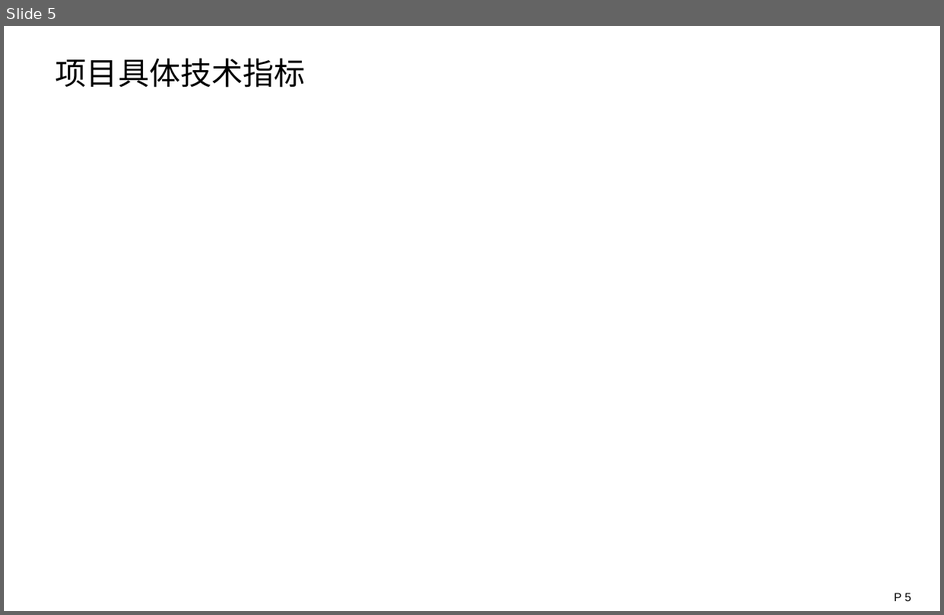
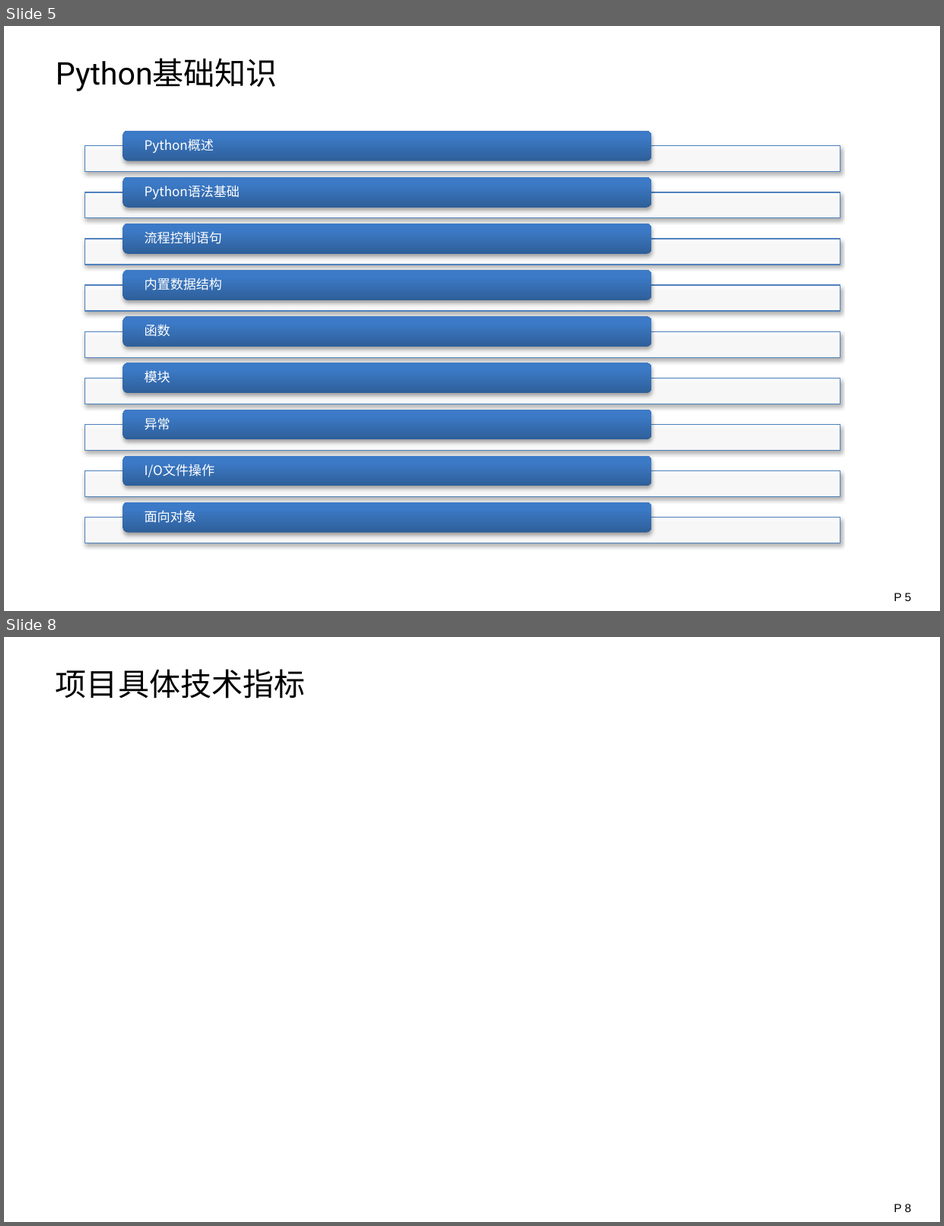
Before and after one commit to XiaosuLiao/p_course, a slide deck: Python课件.pptx. Shown one above the other, each under a label of ours: slide 5 before the commit, slides 5 and 8 after it; the slides between them are not shown. The pictures are 944x615 and 944x1226 pixels, drawn with LibreOffice and Linux fonts; fonts in the diff are those of the drawing; background and template pictures are left out. Boxes give left, top, right and bottom in pixels: in the first picture for what was removed or moved away, otherwise in the second. Text is boxed around its words. In the diff, an @@ line names an element or a change of style, - is before the commit and + after.

```diff
--- a/Python课件.pptx
+++ b/Python课件.pptx
@@ slide 5 added at <box>4,26,940,611</box>, background #FFFFFF; not listed: 1 template element that a slide beside it also shows @@
@@ title added at <box>56,58,278,91</box>, 24 pt, text #000000 @@
+Python基础知识
@@ group added at <box>85,131,841,544</box>: 9 rectangles, 9 rounded rectangles, 9 texts @@
+Python概述
+Python语法基础
+流程控制语句
+内置数据结构
+函数
+模块
+异常
+I/O文件操作
+面向对象
@@ what was slide 5 is now slide 8 @@
@@ page number at <box>894,1204,912,1212</box>: text changed @@
-P 5
+P 8
```
Also in this commit, not shown: 4 slides changed, 2 other slides added, 2 other files.
